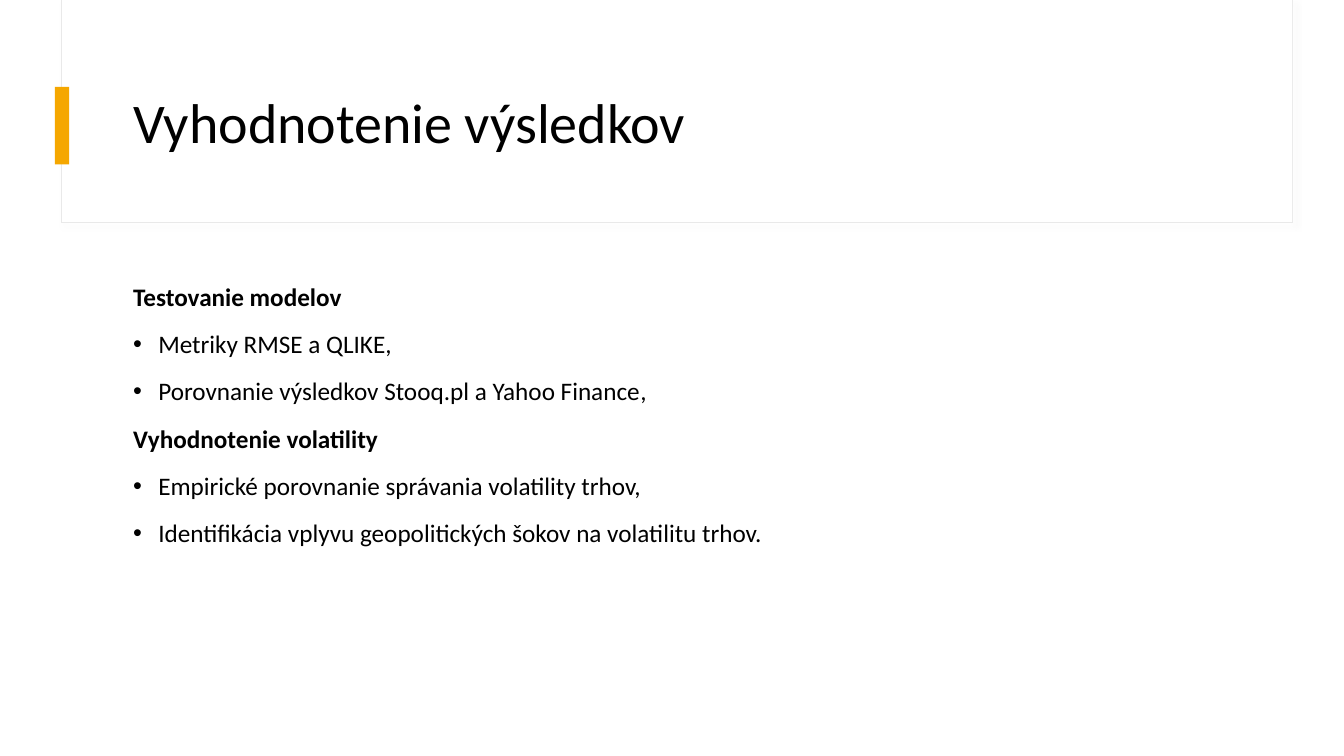
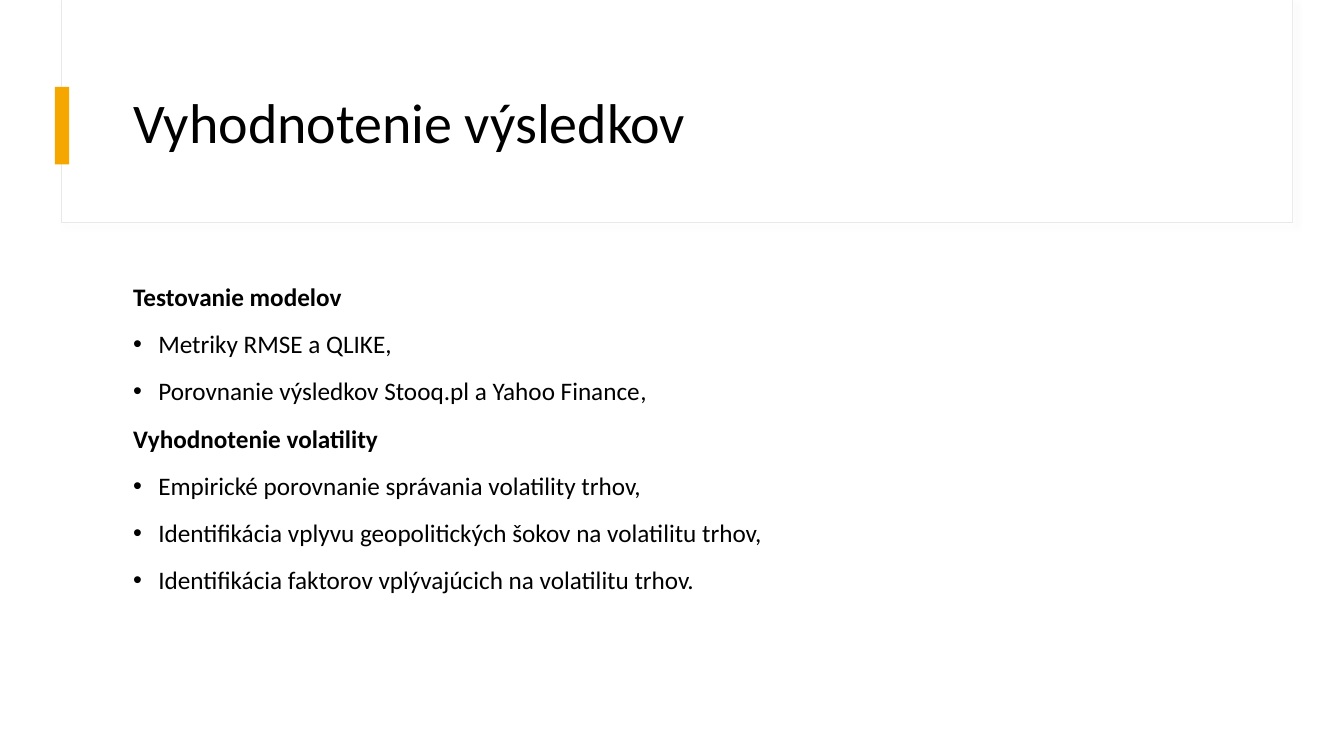
Before and after one commit to MatejLuzak/Identification-of-Patterns-of-Stock-Market-Volatility-in-the-USA-China-and-Europe-Using-AI-Methods, a slide deck: slide 8 of Identifikácia vzorov v časových radoch pre komparáciu volatility.pptx. Drawn at 1344x756 pixels with LibreOffice and Linux fonts; fonts in the diff are those of the drawing. Boxes give left, top, right and bottom in pixels: in the first picture for what was removed or moved away, otherwise in the second. Text is boxed around its words. In the diff, an @@ line names an element or a change of style, - is before the commit and + after.

```diff
--- a/Identifikácia vzorov v časových radoch pre komparáciu volatility.pptx
+++ b/Identifikácia vzorov v časových radoch pre komparáciu volatility.pptx
@@ text at (158,524,761,594): text changed @@
-• Identifikácia vplyvu geopolitických šokov na volatilitu trhov.
+• Identifikácia vplyvu geopolitických šokov na volatilitu trhov,
+• Identifikácia faktorov vplývajúcich na volatilitu trhov.
```
Also in this commit, not shown: 1 other slide changed, 2 other files.
